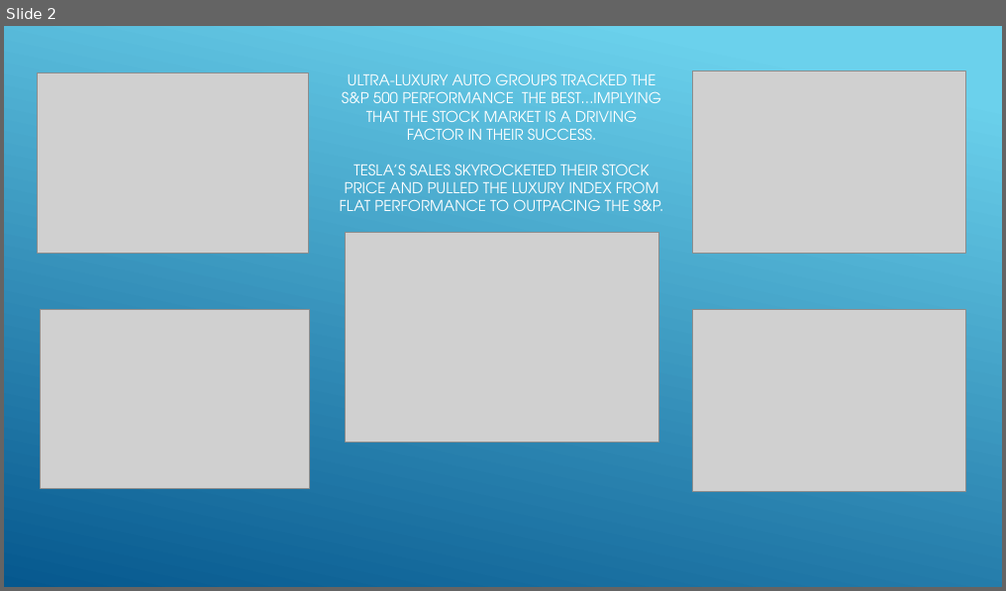
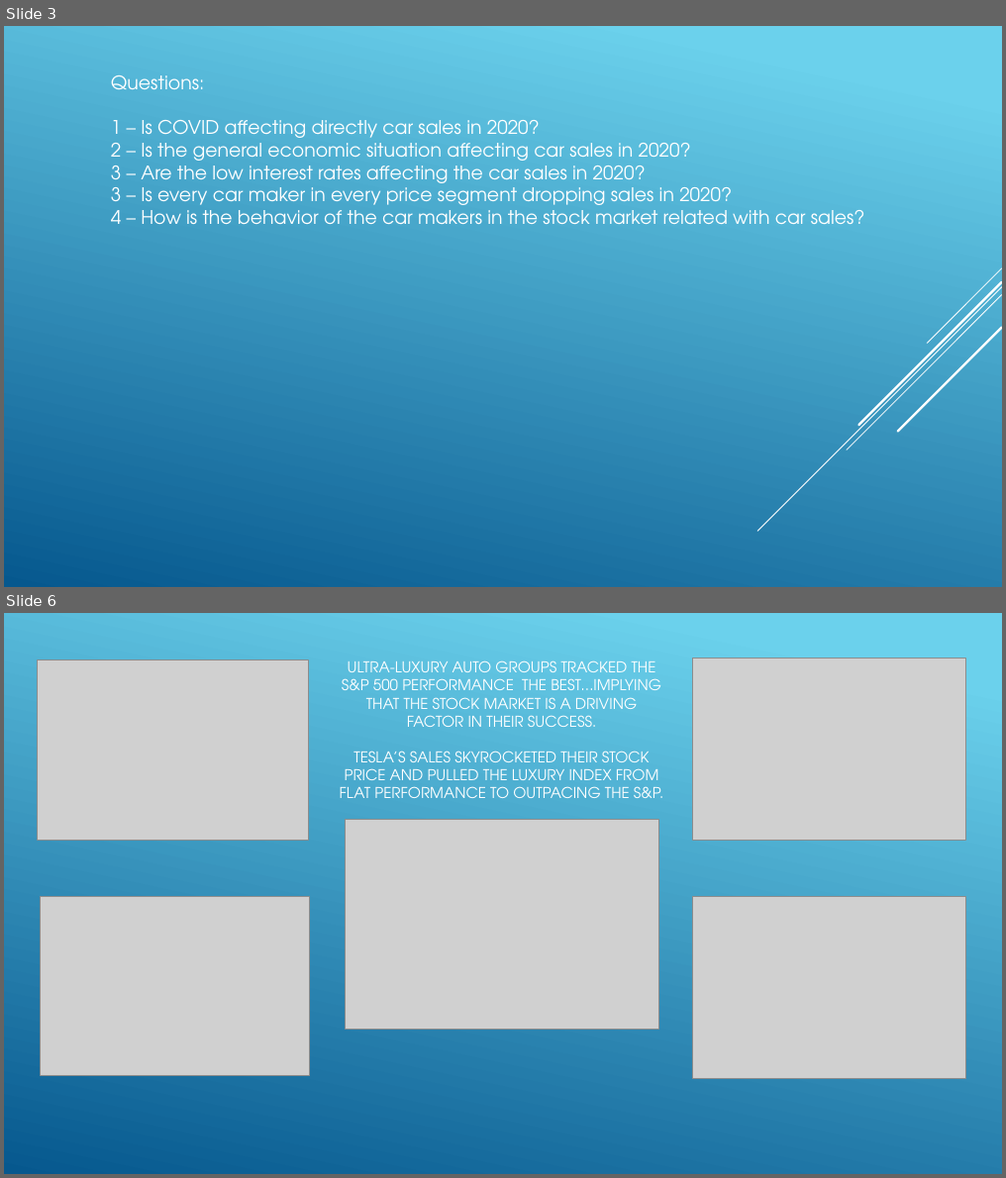
Before and after one commit to danawoodruff/Car-Sales-Analysis, a slide deck: StockPowerPointSlideMockup.pptx. Shown one above the other, each under a label of ours: slide 2 before the commit, slides 3 and 6 after it; the slides between them are not shown. The pictures are 1006x591 and 1006x1178 pixels, drawn with LibreOffice and Linux fonts; fonts in the diff are those of the drawing; grey boxes stand for pictures. Boxes give left, top, right and bottom in pixels: in the first picture for what was removed or moved away, otherwise in the second. Text is boxed around its words. In the diff, an @@ line names an element or a change of style, - is before the commit and + after.

```diff
--- a/StockPowerPointSlideMockup.pptx
+++ b/StockPowerPointSlideMockup.pptx
@@ slide 3 added at (4,26,1002,587), background gradient #6ED2EB to #06588E @@
@@ text added at (111,76,865,224), 18 pt, text #FFFFFF @@
+Questions:
+1 – Is COVID affecting directly car sales in 2020?
+2 – Is the general economic situation affecting car sales in 2020?
+3 – Are the low interest rates affecting the car sales in 2020?
+3 – Is every car maker in every price segment dropping sales in 2020?
+4 – How is the behavior of the car makers in the stock market related with car sales?
@@ group added at (757,269,1002,531): 5 lines @@
@@ what was slide 2 is now slide 6 @@
```
Also in this commit, not shown: 4 other slides added, 1 slide removed, 4 other files.
